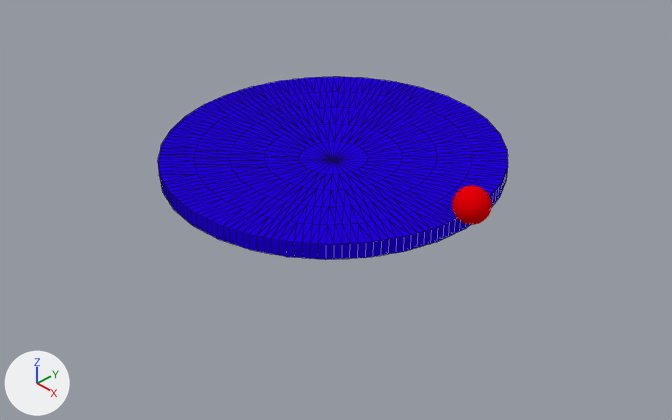
Two versions of the Blender file concave_ball.blend, one commit apart.
Before and after are seen from a 50 mm lens placed at (0.695, -0.65, 0.515), pointed at (0.029, -0.023, -0.055). The axes (+X, +Y, +Z) are drawn at lower left. The lights are the same throughout. Mesh edges are drawn as thin lines on the coarser meshes.

Names of what the first picture shows: 'Bille', 'Socle'.
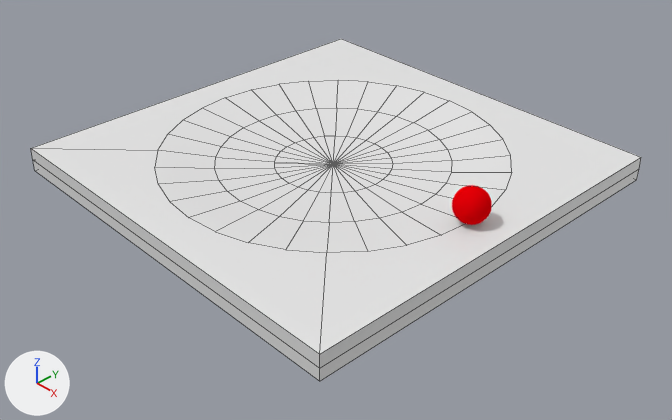
Commit message: Add proper socle

ob_sphere is not drawn itself; it is used by a modifier of ob_plane_001.

Changed parts and their boxes [x1, y1, x2, y2] in the pictures (672 x 420 px):
'Plane.001', added
    after: [31, 39, 641, 368]
'Socle', deleted (blue)
    before: [158, 77, 508, 260]
'Plane.002', added
    after: [33, 160, 639, 381]

Patch to the scene script:
```diff
--- a/concave_ball.blend.py
+++ b/concave_ball.blend.py
@@ me_sphere_001 @@
+me_sphere_001.from_pydata(...)  # 2018 vertices, 2048 faces; spans x -1.4..1.4, y -1.4..1.4, z -1.4..1.4
@@ me_plane_002 @@
+me_plane_002.from_pydata(...)  # a box spanning x -0.25..0.25, y -0.25..0.25, z 0.0..0.015
@@ me_plane_001 @@
+me_plane_001.from_pydata(...)  # a box spanning x -0.25..0.25, y -0.25..0.25, z 0.0..0.015
@@ ob_socle @@
-ob_socle = bpy.data.objects.new('Socle', me_sphere)
-ob_socle.location = (0.0, 0.0, -0.0065)
@@ ob_sphere @@
+ob_sphere = bpy.data.objects.new('Sphere', me_sphere_001)
+ob_sphere.location = (0.0, 0.0, 1.385)
+ob_sphere.hide_set(True)
@@ ob_plane_002 @@
+ob_plane_002 = bpy.data.objects.new('Plane.002', me_plane_002)
+ob_plane_002.location = (0.0, 0.0, -0.03)
@@ ob_plane_001 @@
+ob_plane_001 = bpy.data.objects.new('Plane.001', me_plane_001)
+ob_plane_001.location = (0.0, 0.0, -0.015)
+_m = ob_plane_001.modifiers.new('Boolean', 'BOOLEAN')
+_m.object = ob_sphere
```
